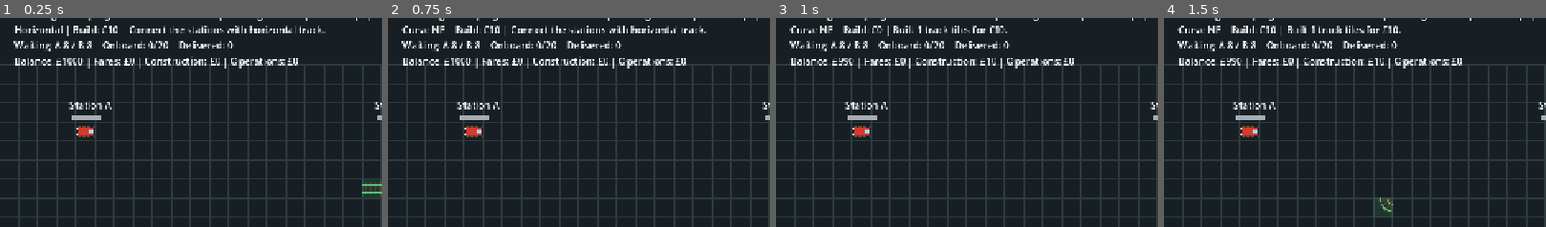
Above: before the commit, frames 1-4 (left to right).
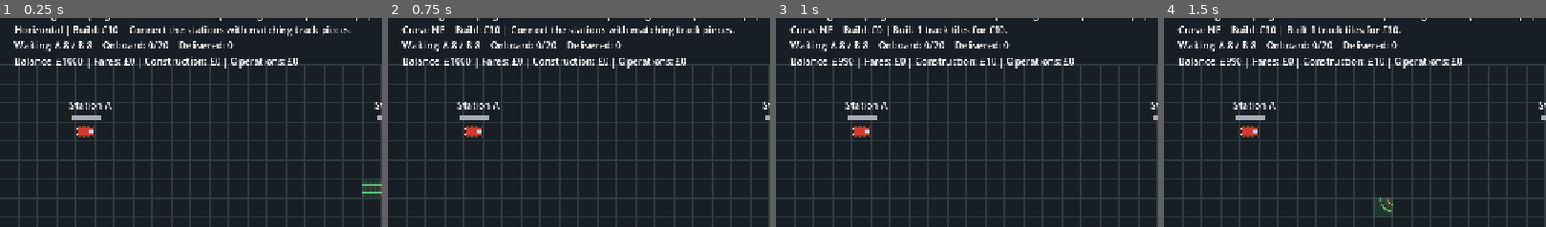
Above: after the commit, the same moments.

Repository: easyridebelgium-arch/Trainz
Game: Godot game, scene res://scenes/main/main.tscn
Same seed, same stepped clock (60 frames per second), same inputs: the game is played once before the commit and once after it.
Inputs (mouse positions are % of the whole screen's width and height, from its top left):
- Up to frame 1 (0.25 s): no input
- Up to frame 2 (0.75 s): tap Enter at 0.5 s; move the mouse to (72, 43) at 0.52 s; tap T at 0.6 s; click (72, 43) at 0.67 s
- Up to frame 3 (1 s): tap Space at 0.77 s
- Up to frame 4 (1.5 s): tap Space at 1.25 s; drag from (30, 54) to (45, 69) at 1.27 s
The pictures show only the part of the screen within x 0-50%, y 9-59%; the shares and areas given below are measured in that part.

The runs differ from the first frame. In frame 1, 0.5% of the frame differs, in the area x 65-92%, y 3-9%; in frame 2, 0.6%, in the area x 63-91%, y 3-9%; in frame 3, nothing differs; in frame 4, nothing differs.

Commit message:
Standardize text file line endings, Fix save version validation after JSON parsing

Diff:
--- a/scripts/main.gd
+++ b/scripts/main.gd
@@ -28,7 +28,7 @@
 
 const SAVE_PATH: String = "user://trainz_save.json"
 const SAVE_TEMP_PATH: String = "user://trainz_save.tmp"
-
+const RailRouter = preload("res://scripts/rail_router.gd")
 const SAVE_FIELDS: Array[String] = [
 	"money",
 	"total_operating_cost",
@@ -74,7 +74,10 @@
 
 var notice: String = ""
 var notice_remaining: float = 0.0
-
+var route_cells: Array[Vector2i] = []
+var route_path: Curve2D = Curve2D.new()
+var route_distance: float = 0.0
+var train_heading: float = 0.0
 # Empty means straight track. Other values connect two compass directions.
 var selected_curve: String = ""
 
@@ -178,35 +181,35 @@
 
 
 func _check_route() -> void:
-	route_connected = true
-
-	# Every cell between the stations must have horizontal track.
-	for x in range(STATION_A.x, STATION_B.x + 1):
-		var cell := Vector2i(x, STATION_A.y)
-
-		if not tracks.has(cell):
-			route_connected = false
-			break
-
-		if tracks[cell] != false:
-			route_connected = false
-			break
-
-	# Reset the demonstration train if the connection is broken.
-	if not route_connected:
-		# Return any onboard passengers to their departure station.
-		# These refunds may temporarily exceed the normal queue limit.
-		if passengers_on_train > 0:
-			if travelling_to_b:
-				waiting_at_a += passengers_on_train
-			else:
-				waiting_at_b += passengers_on_train
-
-		passengers_on_train = 0
-		train_position = _cell_center(STATION_A)
-		travelling_to_b = true
-		wait_remaining = 0.0
-		train_needs_boarding = true
+	var new_route: Array[Vector2i] = RailRouter.find_route(
+		tracks,
+		STATION_A,
+		STATION_B
+	)
+
+	# Building elsewhere should not interrupt the current service.
+	if new_route == route_cells:
+		return
+
+	# Return onboard passengers before resetting a changed route.
+	if passengers_on_train > 0:
+		if travelling_to_b:
+			waiting_at_a += passengers_on_train
+		else:
+			waiting_at_b += passengers_on_train
+
+	passengers_on_train = 0
+
+	route_cells = new_route
+	route_path = RailRouter.make_path(route_cells, float(TILE_SIZE))
+	route_connected = not route_cells.is_empty()
+
+	route_distance = 0.0
+	travelling_to_b = true
+	wait_remaining = 0.0
+	train_needs_boarding = true
+
+	_update_train_transform()
 
 
 func _move_train(delta: float) -> void:
@@ -214,28 +217,28 @@
 		wait_remaining = maxf(0.0, wait_remaining - delta)
 		return
 
-	# Board once, immediately before departure.
 	if train_needs_boarding:
 		_board_passengers()
 		train_needs_boarding = false
 
-	var destination: Vector2 = _cell_center(
-		STATION_B if travelling_to_b else STATION_A
-	)
-
-	train_position = train_position.move_toward(
-		destination,
+	var route_length: float = route_path.get_baked_length()
+	var target_distance: float = route_length if travelling_to_b else 0.0
+
+	route_distance = move_toward(
+		route_distance,
+		target_distance,
 		TRAIN_SPEED * delta
 	)
 
-	if train_position.distance_to(destination) < 0.01:
-		train_position = destination
-
+	if absf(route_distance - target_distance) < 0.001:
+		route_distance = target_distance
 		_unload_passengers()
 
 		travelling_to_b = not travelling_to_b
 		wait_remaining = STATION_WAIT
 		train_needs_boarding = true
+
+	_update_train_transform()
 
 
 func _cell_center(cell: Vector2i) -> Vector2:
@@ -278,7 +281,7 @@
 			else "Horizontal"
 		)
 
-	var status: String = "Connect the stations with horizontal track."
+	var status: String = "Connect the stations with matching track pieces."
 
 	if route_connected:
 		if wait_remaining > 0.0:
@@ -467,24 +470,24 @@
 
 
 func _draw_train() -> void:
+	draw_set_transform(train_position, train_heading)
+
 	var body := Rect2(
-		train_position - Vector2(13, 7),
+		Vector2(-13, -7),
 		Vector2(26, 14)
 	)
 
 	draw_rect(body, Color(0.85, 0.22, 0.18))
 	draw_rect(body, Color(0.15, 0.08, 0.08), false, 1.0)
 
-	# The cab window indicates the next direction of travel.
-	var window_offset: float = 5.0 if travelling_to_b else -11.0
-
+	# The front of the train always points along its heading.
 	draw_rect(
-		Rect2(
-			train_position + Vector2(window_offset, -5),
-			Vector2(6, 10)
-		),
+		Rect2(Vector2(5, -5), Vector2(6, 10)),
 		Color(0.65, 0.85, 0.95)
 	)
+
+	# Restore normal drawing coordinates.
+	draw_set_transform(Vector2.ZERO, 0.0)
 
 func _drag_is_vertical(end_cell: Vector2i) -> bool:
 	var difference: Vector2i = end_cell - drag_start
@@ -655,9 +658,9 @@
 		state[field] = get(field)
 
 	var data: Dictionary = {
-		"version": 2,
+		"version": 3,
 		"tracks": saved_tracks,
-		"train_x": train_position.x,
+		"route_distance": route_distance,
 		"state": state
 	}
 
@@ -698,8 +701,20 @@
 
 
 func _is_valid_save(data: Dictionary) -> bool:
-	if data.get("version") not in [1, 2]:
+	var saved_version: Variant = data.get("version")
+
+	if not _is_valid_number(saved_version):
 		return false
+
+	var version_number: float = float(saved_version)
+
+	if version_number != floor(version_number):
+		return false
+
+	if version_number < 1.0 or version_number > 3.0:
+		return false
+
+	var version: int = int(version_number)
 
 	if not data.get("tracks") is Array:
 		return false
@@ -707,16 +722,23 @@
 	if not data.get("state") is Dictionary:
 		return false
 
-	if not _is_valid_number(data.get("train_x")):
-		return false
-
-	var train_x: float = float(data["train_x"])
-
-	if train_x < _cell_center(STATION_A).x:
-		return false
-
-	if train_x > _cell_center(STATION_B).x:
-		return false
+	if version == 3:
+		if not _is_valid_number(data.get("route_distance")):
+			return false
+
+		if float(data["route_distance"]) < 0.0:
+			return false
+	else:
+		if not _is_valid_number(data.get("train_x")):
+			return false
+
+		var train_x: float = float(data["train_x"])
+
+		if train_x < _cell_center(STATION_A).x:
+			return false
+
+		if train_x > _cell_center(STATION_B).x:
+			return false
 
 	var state: Dictionary = data["state"]
 
@@ -836,16 +858,47 @@
 		_show_notice("The save file is damaged or incompatible.")
 		return
 
-	# Validation succeeded. It is now safe to replace the game state.
 	var loaded_tracks: Dictionary = {}
 
 	for entry in data["tracks"]:
 		var cell := Vector2i(int(entry[0]), int(entry[1]))
 		loaded_tracks[cell] = entry[2]
 
+	var loaded_cells: Array[Vector2i] = RailRouter.find_route(
+		loaded_tracks,
+		STATION_A,
+		STATION_B
+	)
+	var loaded_path: Curve2D = RailRouter.make_path(
+		loaded_cells,
+		float(TILE_SIZE)
+	)
+
+	var loaded_distance: float = 0.0
+
+	if data["version"] == 3:
+		loaded_distance = float(data["route_distance"])
+	else:
+		# Earlier versions only moved along the direct horizontal route.
+		loaded_distance = (
+			float(data["train_x"]) - _cell_center(STATION_A).x
+		)
+
+	var state: Dictionary = data["state"]
+
+	if loaded_cells.is_empty():
+		if loaded_distance > 0.001 or int(state["passengers_on_train"]) > 0:
+			_show_notice("Save contains a train without a valid route.")
+			return
+	elif loaded_distance > loaded_path.get_baked_length() + 0.001:
+		_show_notice("Saved train position is outside the route.")
+		return
+
+	# All checks passed. Apply the loaded state.
 	tracks = loaded_tracks
-
-	var state: Dictionary = data["state"]
+	route_cells = loaded_cells
+	route_path = loaded_path
+	route_connected = not route_cells.is_empty()
 
 	for field in SAVE_FIELDS:
 		var current_value: Variant = get(field)
@@ -858,18 +911,17 @@
 			TYPE_BOOL:
 				set(field, state[field])
 
-	train_position = Vector2(
-		float(data["train_x"]),
-		_cell_center(STATION_A).y
+	route_distance = clampf(
+		loaded_distance,
+		0.0,
+		route_path.get_baked_length()
 	)
 
 	is_dragging = false
 
-	# Recalculate connectivity from the loaded track layout.
-	_check_route()
-
+	_update_train_transform()
+	_show_notice("Game loaded.")
 	_update_instructions()
-	_show_notice("Game loaded.")
 	queue_redraw()
 
 func _draw_curve(
@@ -943,3 +995,27 @@
 		return value in ["NE", "SE", "SW", "NW"]
 
 	return false
+
+func _update_train_transform() -> void:
+	if not route_connected:
+		train_position = _cell_center(STATION_A)
+		train_heading = 0.0
+		return
+
+	var route_length: float = route_path.get_baked_length()
+
+	train_position = route_path.sample_baked(route_distance)
+
+	var before: Vector2 = route_path.sample_baked(
+		maxf(0.0, route_distance - 1.0)
+	)
+	var after: Vector2 = route_path.sample_baked(
+		minf(route_length, route_distance + 1.0)
+	)
+
+	var direction: Vector2 = after - before
+
+	if not travelling_to_b:
+		direction = -direction
+
+	train_heading = direction.angle()
--- /dev/null
+++ b/scripts/rail_router.gd
@@ -0,0 +1,152 @@
+extends RefCounted
+
+
+static func connections(track_type: Variant) -> Array[Vector2i]:
+	var result: Array[Vector2i] = []
+
+	if typeof(track_type) == TYPE_BOOL:
+		if track_type:
+			result.assign([Vector2i.UP, Vector2i.DOWN])
+		else:
+			result.assign([Vector2i.LEFT, Vector2i.RIGHT])
+	else:
+		match track_type:
+			"NE":
+				result.assign([Vector2i.UP, Vector2i.RIGHT])
+			"SE":
+				result.assign([Vector2i.DOWN, Vector2i.RIGHT])
+			"SW":
+				result.assign([Vector2i.DOWN, Vector2i.LEFT])
+			"NW":
+				result.assign([Vector2i.UP, Vector2i.LEFT])
+
+	return result
+
+
+static func find_route(
+	tracks: Dictionary,
+	start: Vector2i,
+	destination: Vector2i
+) -> Array[Vector2i]:
+	var empty_route: Array[Vector2i] = []
+
+	if not tracks.has(start) or not tracks.has(destination):
+		return empty_route
+
+	var frontier: Array[Vector2i] = [start]
+	var visited: Dictionary = {start: true}
+	var previous: Dictionary = {}
+	var index: int = 0
+
+	while index < frontier.size():
+		var current: Vector2i = frontier[index]
+		index += 1
+
+		if current == destination:
+			var route: Array[Vector2i] = [current]
+
+			while current != start:
+				current = previous[current]
+				route.append(current)
+
+			route.reverse()
+			return route
+
+		for direction in connections(tracks[current]):
+			var neighbor: Vector2i = current + direction
+
+			if visited.has(neighbor) or not tracks.has(neighbor):
+				continue
+
+			# Both pieces must connect across their shared edge.
+			if not connections(tracks[neighbor]).has(-direction):
+				continue
+
+			visited[neighbor] = true
+			previous[neighbor] = current
+			frontier.append(neighbor)
+
+	return empty_route
+
+
+static func make_path(
+	cells: Array[Vector2i],
+	tile_size: float
+) -> Curve2D:
+	var path := Curve2D.new()
+	path.bake_interval = 1.0
+
+	if cells.size() < 2:
+		return path
+
+	var half: float = tile_size / 2.0
+
+	for index in range(cells.size()):
+		var center: Vector2 = (
+			Vector2(cells[index]) * tile_size
+			+ Vector2(half, half)
+		)
+
+		if index == 0:
+			var outgoing: Vector2 = Vector2(cells[1] - cells[0])
+			_append_point(path, center)
+			_append_point(path, center + outgoing * half)
+			continue
+
+		if index == cells.size() - 1:
+			var incoming: Vector2 = Vector2(
+				cells[index - 1] - cells[index]
+			)
+			_append_point(path, center + incoming * half)
+			_append_point(path, center)
+			continue
+
+		var entry_direction: Vector2 = Vector2(
+			cells[index - 1] - cells[index]
+		)
+		var exit_direction: Vector2 = Vector2(
+			cells[index + 1] - cells[index]
+		)
+
+		var entry_point: Vector2 = center + entry_direction * half
+		var exit_point: Vector2 = center + exit_direction * half
+
+		if entry_direction == -exit_direction:
+			_append_point(path, entry_point)
+			_append_point(path, exit_point)
+		else:
+			# Follow the centerline between the curved rails.
+			var arc_center: Vector2 = (
+				center + (entry_direction + exit_direction) * half
+			)
+
+			var start_angle: float = (entry_point - arc_center).angle()
+			var end_angle: float = (exit_point - arc_center).angle()
+			var turn_angle: float = wrapf(
+				end_angle - start_angle,
+				-PI,
+				PI
+			)
+
+			for sample in range(13):
+				var fraction: float = float(sample) / 12.0
+				var angle: float = start_angle + turn_angle * fraction
+				var point: Vector2 = (
+					arc_center
+					+ Vector2(cos(angle), sin(angle)) * half
+				)
+				_append_point(path, point)
+
+	return path
+
+
+static func _append_point(path: Curve2D, point: Vector2) -> void:
+	if path.point_count > 0:
+		var previous: Vector2 = path.get_point_position(
+			path.point_count - 1
+		)
+
+		if previous.distance_to(point) < 0.001:
+			return
+
+	path.add_point(point)
Not shown, added: scripts/rail_router.gd.uid
Not shown, added: .gitattributes
